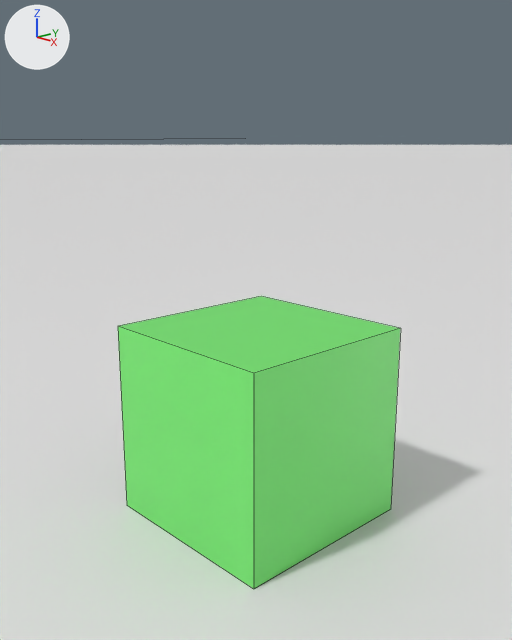
Renders of the Blender file MyCubeJackson.blend from each side of a commit.
Both versions are drawn from a 50 mm lens placed at (4.98, -4.72, 3.87), pointed at (-0.12, 0.08, 2.04). Lighting does not change. The marker at upper left points along +X, +Y and +Z. Mesh edges are drawn as thin lines.

The first picture shows 'MyCube_Jackson', 'Plane'.
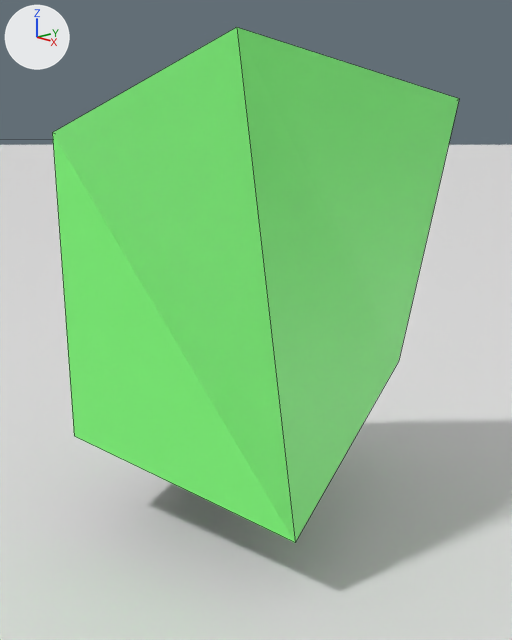
The newer file adds a shape key; the second version is drawn at full value of the shape key 'Boom' of 'MyCube_Jackson', and the change is written as the vertex moves it makes.

What the commit changed:
me_cube has 8 vertices, 6 faces and spans x -1.0..1.0, y -1.0..1.0, z -1.0..1.0.
me_cube is used by ob_mycube_jackson; parent ob_mycube_base; location (0.0, 0.0, 1.005).
Part 1, on me_cube:
Vertex 0 of me_cube moves from (1.0, 1.0, 1.0) at pixel (400, 328) to (0.95, 1.87, 3.21) at pixel (459, 98).
Vertex 1 of me_cube moves from (1.0, 1.0, -1.0) at pixel (390, 509) to (1.0, 1.0, 0.66) at pixel (398, 361).
Vertex 2 of me_cube moves from (1.0, -1.0, 1.0) at pixel (253, 373) to (1.44, -1.55, 3.51) at pixel (236, 27).
Vertex 3 of me_cube moves from (1.0, -1.0, -1.0) at pixel (253, 589) to (1.47, -0.98, -0.34) at pixel (295, 542).
Vertex 4 of me_cube moves from (-1.0, 1.0, 1.0) at pixel (261, 296) to (-0.62, 1.08, 1.64).
Vertex 5 of me_cube moves from (-1.0, 1.0, -1.0) to (-1.76, 1.16, -0.92).
Vertex 6 of me_cube moves from (-1.0, -1.0, 1.0) at pixel (117, 326) to (-1.58, -1.26, 2.88) at pixel (52, 132).
Vertex 7 of me_cube moves from (-1.0, -1.0, -1.0) at pixel (126, 505) to (-0.97, -1.58, -0.01) at pixel (74, 436).

Location of each change, [x1, y1, x2, y2] in pixels of the pictures (512 x 640 px):
'MyCube_Jackson', reshaped (44% wider, 76% taller): before [118, 296, 400, 589]; after [52, 27, 459, 543]
